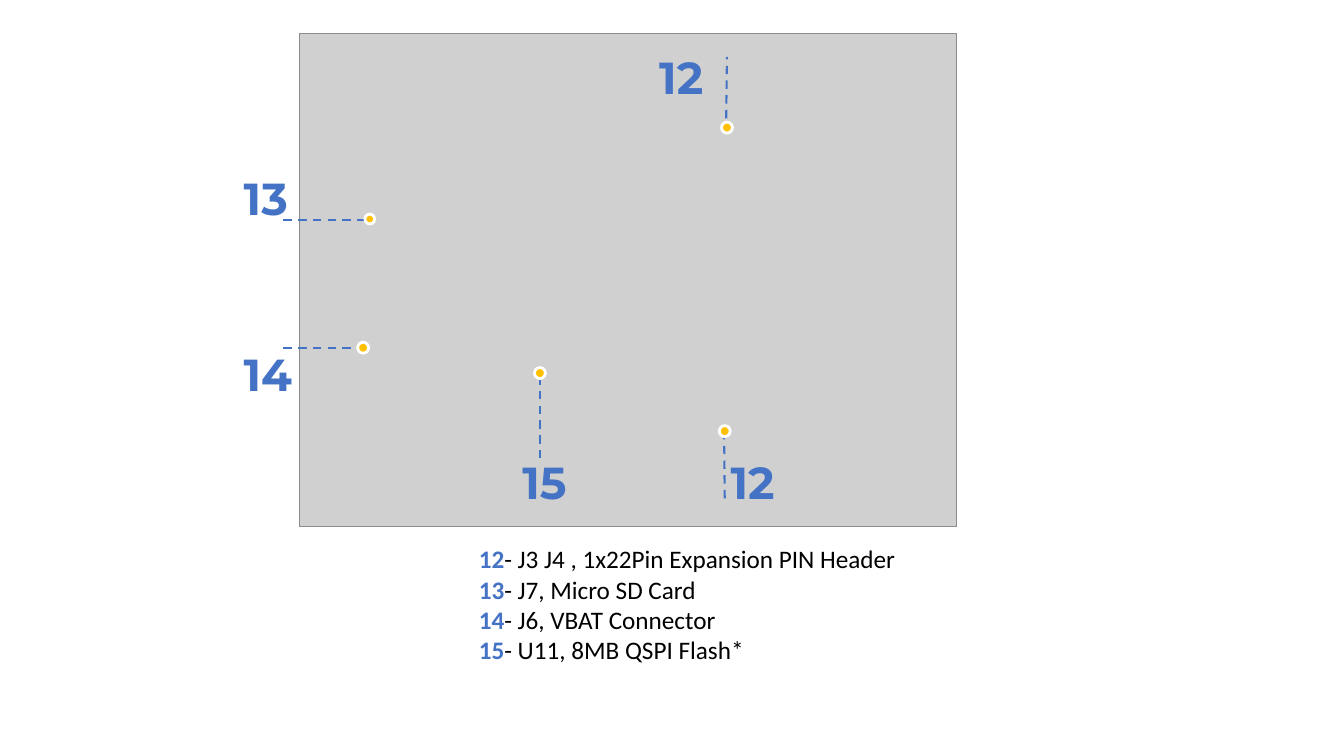
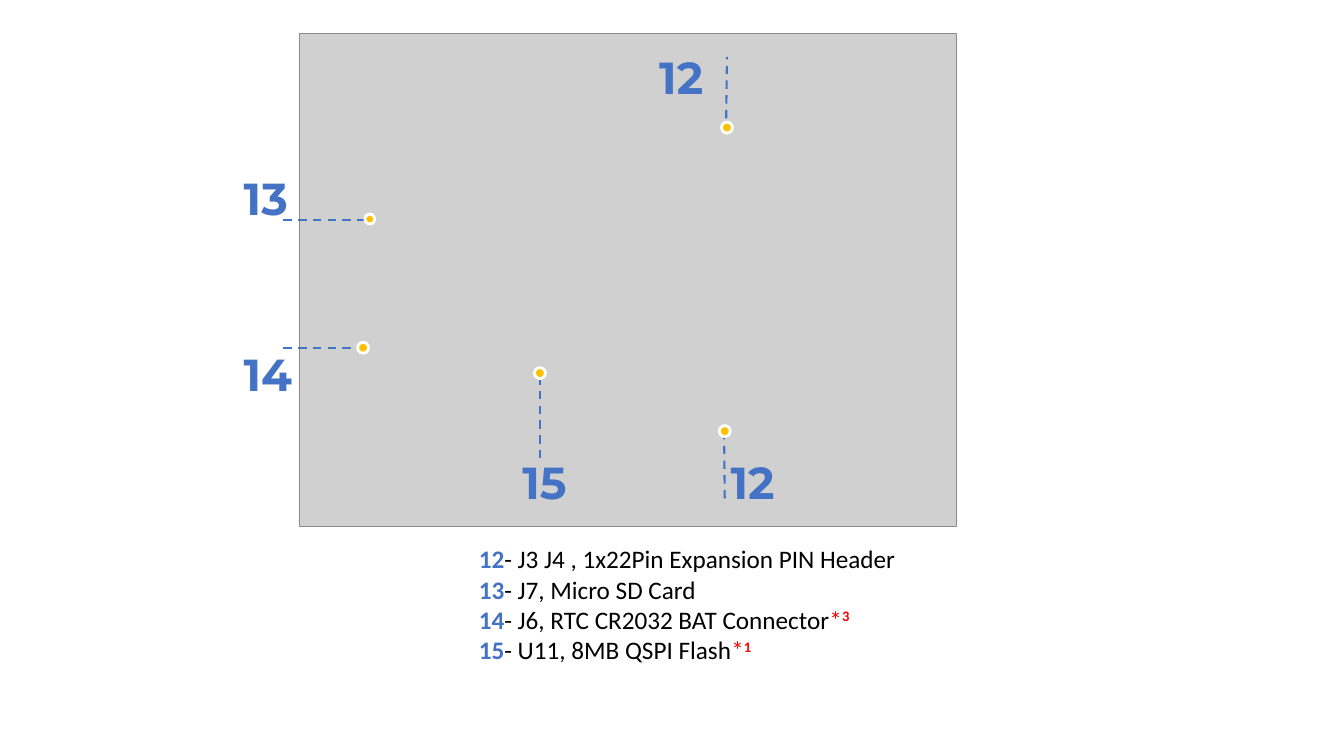
Before and after one commit to SeeedDocument/Arch_Mix, a slide deck: slide 2 of img/pinout.pptx. Drawn at 1344x756 pixels with LibreOffice and Linux fonts; fonts in the diff are those of the drawing; grey boxes stand for pictures. Boxes give left, top, right and bottom in pixels: in the first picture for what was removed or moved away, otherwise in the second. Text is boxed around its words. In the diff, an @@ line names an element or a change of style, - is before the commit and + after.

```diff
--- a/img/pinout.pptx
+++ b/img/pinout.pptx
@@ text at (479, 611, 849, 663): text changed @@
-14- J6, VBAT Connector
-15- U11, 8MB QSPI Flash*
+14- J6, RTC CR2032 BAT Connector*3
+15- U11, 8MB QSPI Flash*1
```
Also in this commit, not shown: 1 other slide changed, 2 other files.
